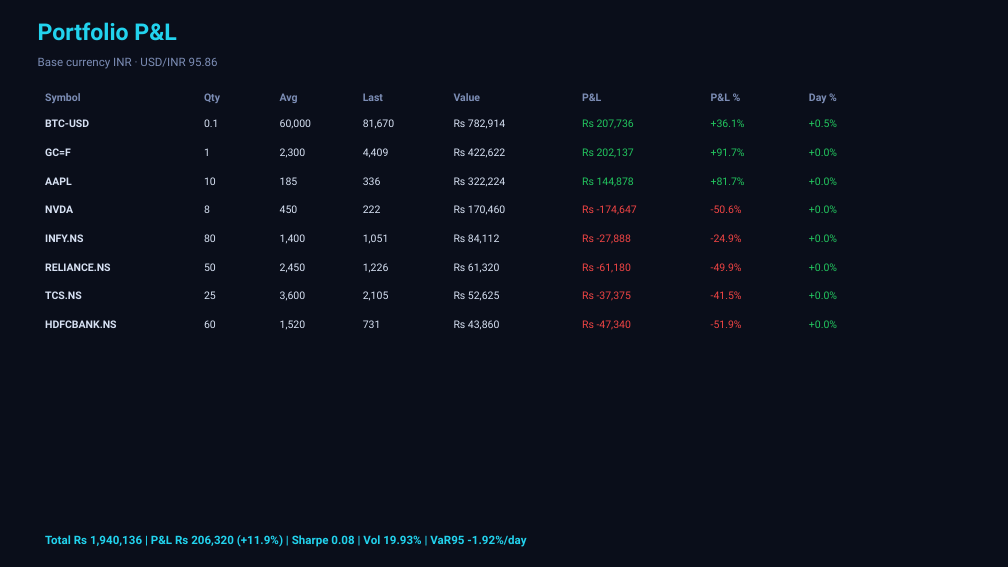
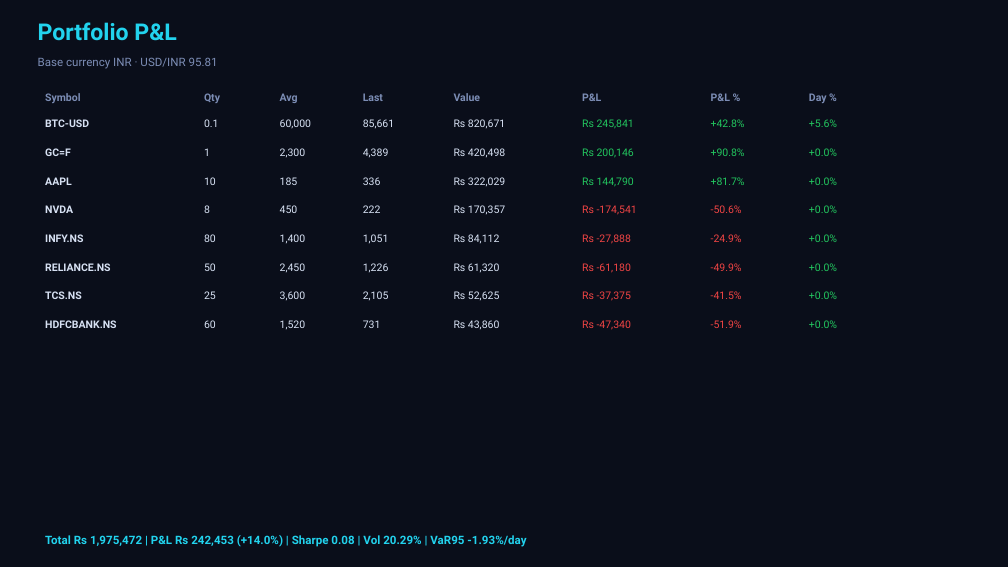
Before and after one commit to Pravkum23/pmr-terminal, a slide deck: slide 5 of docs/pmr_daily.pptx. Drawn at 1008x567 pixels with LibreOffice and Linux fonts; fonts in the diff are those of the drawing. Boxes give left, top, right and bottom in pixels: in the first picture for what was removed or moved away, otherwise in the second. Text is boxed around its words. In the diff, an @@ line names an element or a change of style, - is before the commit and + after.

```diff
--- a/docs/pmr_daily.pptx
+++ b/docs/pmr_daily.pptx
@@ text at (38,57,218,69): text changed @@
-Base currency INR · USD/INR 95.86
+Base currency INR · USD/INR 95.81
@@ text at (363,119,394,128): text changed @@
-81,670
+85,661
@@ text at (454,119,505,128): text changed @@
-Rs 782,914
+Rs 820,671
@@ text at (582,119,634,129): text changed @@
-Rs 207,736
+Rs 245,841
@@ text at (711,119,745,127): text changed @@
-+36.1%
++42.8%
@@ text at (809,119,837,127): text changed @@
-+0.5%
++5.6%
@@ text at (363,148,389,157): text changed @@
-4,409
+4,389
@@ text at (454,148,505,157): text changed @@
-Rs 422,622
+Rs 420,498
@@ text at (582,148,634,158): text changed @@
-Rs 202,137
+Rs 200,146
@@ text at (711,148,745,156): text changed @@
-+91.7%
++90.8%
@@ text at (454,177,505,186): text changed @@
-Rs 322,224
+Rs 322,029
@@ text at (582,177,634,187): text changed @@
-Rs 144,878
+Rs 144,790
@@ text at (454,205,505,214): text changed @@
-Rs 170,460
+Rs 170,357
@@ text at (582,205,637,215): text changed @@
-Rs -174,647
+Rs -174,541
@@ text at (45,535,526,547): text changed @@
-Total Rs 1,940,136 | P&L Rs 206,320 (+11.9%) | Sharpe 0.08 | Vol 19.93% | VaR95 -1.92%/day
+Total Rs 1,975,472 | P&L Rs 242,453 (+14.0%) | Sharpe 0.08 | Vol 20.29% | VaR95 -1.93%/day
```
Also in this commit, not shown: 3 other slides changed, 2 other files.
